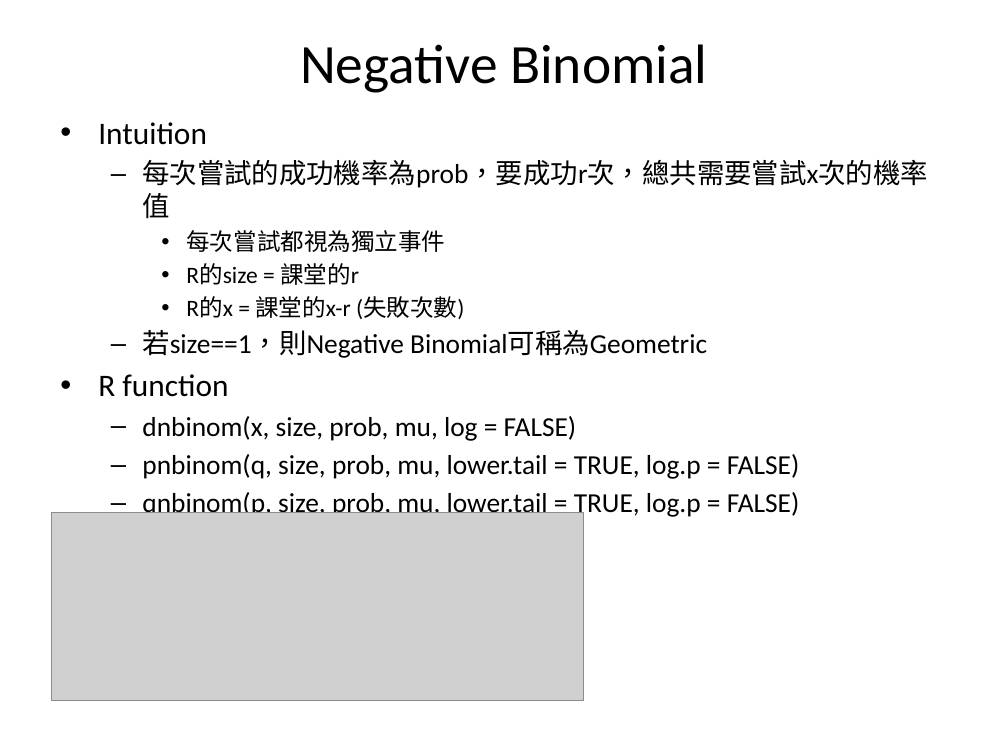
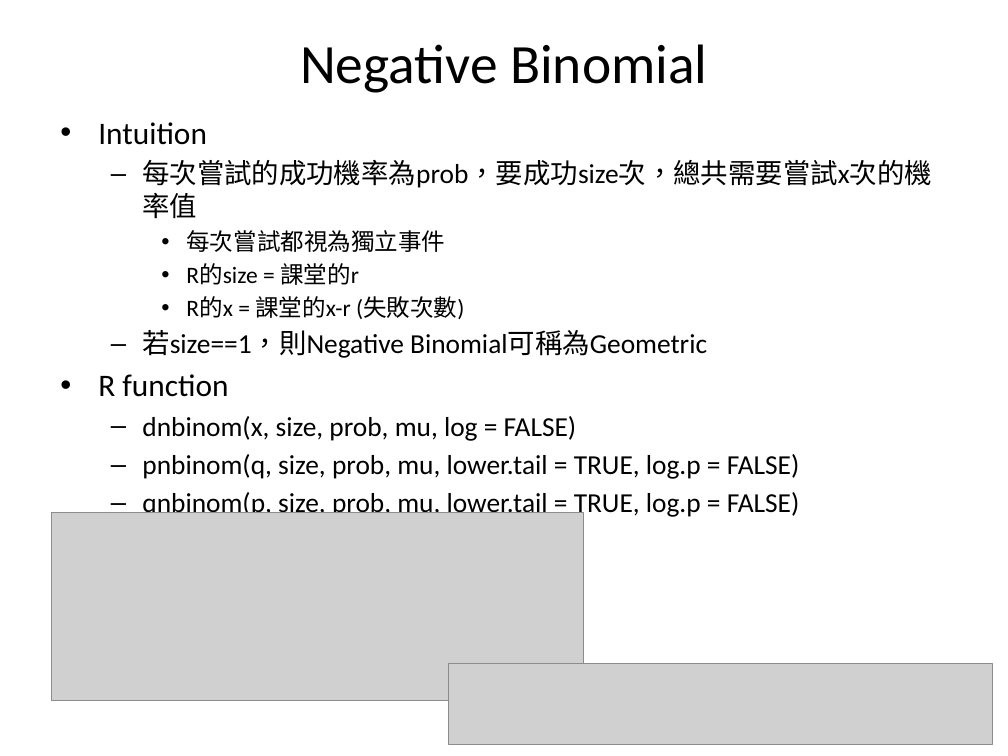
Before and after one commit to fuchingy/data_science, a slide deck: slide 6 of probability/doc/random_variable_distribution.pptx. Drawn at 1008x756 pixels with LibreOffice and Linux fonts; fonts in the diff are those of the drawing; grey boxes stand for pictures. Boxes give left, top, right and bottom in pixels: in the first picture for what was removed or moved away, otherwise in the second. Text is boxed around its words. In the diff, an @@ line names an element or a change of style, - is before the commit and + after.

```diff
--- a/probability/doc/random_variable_distribution.pptx
+++ b/probability/doc/random_variable_distribution.pptx
@@ text at (142, 160, 932, 188): text changed @@
-  – 每次嘗試的成功機率為prob，要成功r次，總共需要嘗試x次的機率值
+  – 每次嘗試的成功機率為prob，要成功size次，總共需要嘗試x次的機率值
@@ picture added at (449, 663, 992, 744) @@
```
Also in this commit, not shown: 8 other slides changed, 2 slides added, 1 slide removed, 1 other file.
